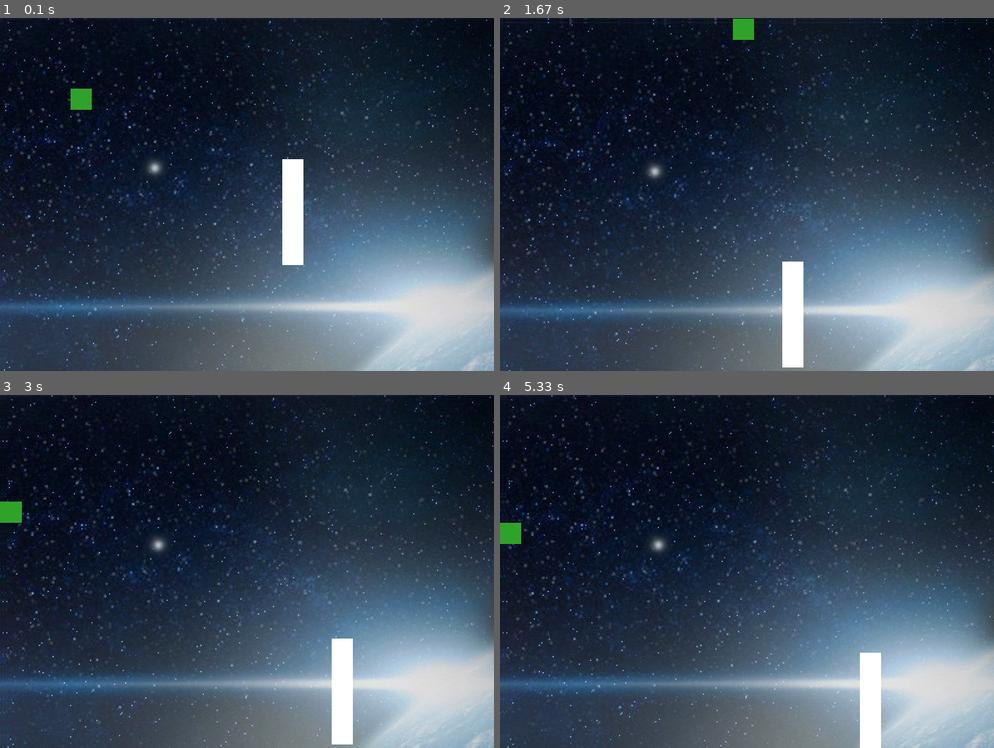
Above: before the commit, frames 1-4 (two rows, left to right).
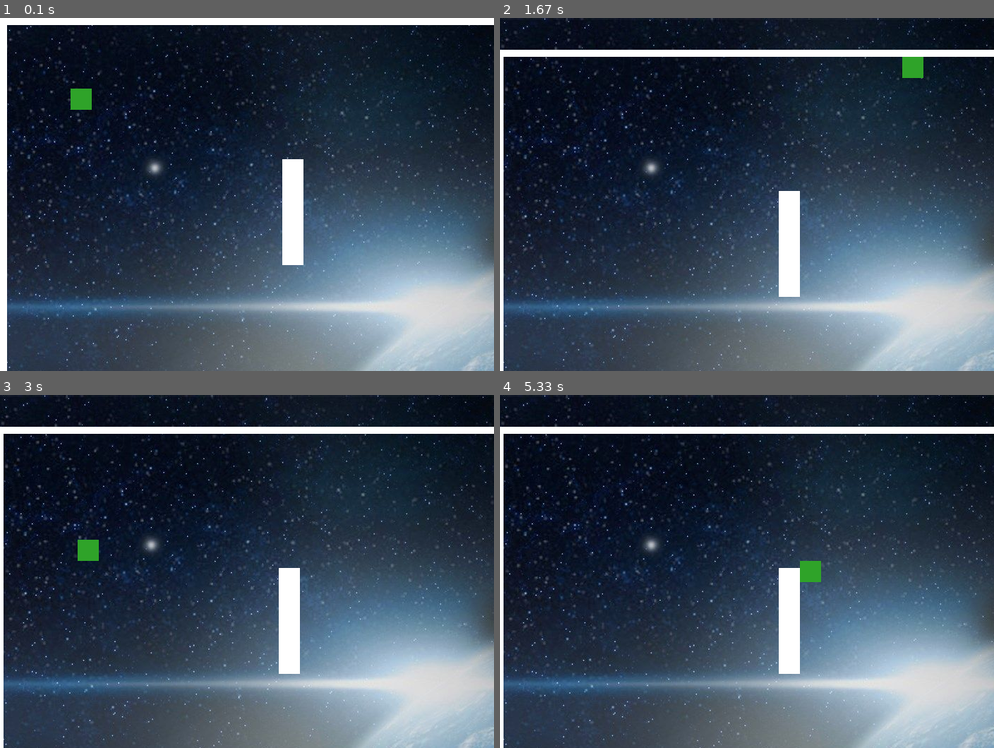
Above: after the commit, the same moments.

Repository: Alcogu/Juego-Pygame
Game: pygame game, started from pruebas.py
Two runs of this game, one before a commit and one after it. Both use one fixed random seed, a clock stepped at 60 frames per second and the inputs below.
Inputs:
- Up to frame 1 (0.1 s): no input
- Up to frame 2 (1.67 s): hold Right 0.33-0.8 s; hold Up 0.83-1.13 s; hold Up 1.17-1.63 s
- Up to frame 3 (3 s): hold Left 1.67-2.2 s; hold Down 2.23-2.53 s; hold Left 2.57-2.97 s
- Up to frame 4 (5.33 s): hold Up 3-3.37 s; hold Right 3.4-4.03 s; hold Down 4.07-4.43 s; hold Left 4.47-4.93 s; hold Left from 4.97 s (still down)

The runs differ from the first frame. In frame 1, 3.4% of the frame differs, in the area x 0-100%, y 0-100%; in frame 2, 10%; in frame 3, 9.6%; in frame 4, 9.5%.

Commit message:
se agregan margenes para mejorar vision de objetos sin movimiento en la pantalla

Diff:
--- a/bloques.py
+++ b/bloques.py
@@ -18,8 +18,12 @@
         self.rect.y = pos[1]
         self.velx = 0
         self.vely = 0
+        self.velxx = 0
+        self.velyy = 0
         self.idbloq = idbloq
 
     def update(self):
         self.rect.x += self.velx
         self.rect.y += self.vely
+        self.rect.x += self.velxx
+        self.rect.y += self.velyy
--- a/enemigos.py
+++ b/enemigos.py
@@ -20,13 +20,15 @@
         self.rect.y = pos[1]
         self.velx = 0
         self.vely = 0
+        self.velxx = 0
+        self.velyy = 0
         self.limitesuperior = 20
         self.idgen = idg
 
         self.bloques = pygame.sprite.Group()
         self.personajes = pygame.sprite.Group()
+        self.margenes = pygame.sprite.Group()
 
-    #Dirección de salida aleatoria
     def CambiarDirDogs(self):
 
         eje = random.randrange(100)
@@ -57,103 +59,106 @@
                 self.col=self.anm_ini
 
         self.rect.x += self.velx
+        self.rect.x += self.velxx
+
+        col = pygame.sprite.spritecollide(self, self.margenes, False)
+        for mar in col:
+            if self.velx > 0:
+                if self.rect.right > mar.rect.left:
+                    self.rect.right = mar.rect.left
+                    self.dir = self.despe = 1
+                    self.velx = -5
+            else:
+                if self.rect.left < mar.rect.right:
+                    self.rect.left = mar.rect.right
+                    self.dir = self.despe = 2
+                    self.velx = 5
 
         col = pygame.sprite.spritecollide(self, self.bloques, False)
         for b in col:
-            #Si hay desplazamiento en X
             if self.velx > 0:
-                #Si el lado derecho del enemigo coliciona con el lado izquierdo del bloque se detiene
+                if self.rect.right > b.rect.left:
                     self.rect.right = b.rect.left
-                    #Cambia la fila del sprite del enemigo
                     self.dir = self.despe = 1
-                    #Movimiento hacia la izquierda después de la colición
                     self.velx = -5
             else:
-                #Si el lado izquierdo del enemigo coliciona con el lado derecho del bloque se detiene
+                if self.rect.left < b.rect.right:
                     self.rect.left = b.rect.right
-                    #Cambia la fila del sprite del enemigo
                     self.dir = self.despe = 2
-                    #Movimiento hacia la derecha después de la colición
                     self.velx = 5
 
         col = pygame.sprite.spritecollide(self, self.personajes, False)
         for p in col:
-            #Si hay desplazamiento en X
             if self.velx > 0:
-                #Si el lado derecho del enemigo coliciona con el lado izquierdo del personaje se detiene
+                if self.rect.right > p.rect.left:
                     self.rect.right = p.rect.left
-                    #Cambia la fila del sprite del enemigo
                     self.dir = self.despe = 1
-                    #Movimiento hacia la izquierda después de la colición
                     self.velx = -5
             else:
-                #Si el lado izquierdo del enemigo coliciona con el lado derecho del bloque se detiene
+                if self.rect.left < p.rect.right:
                     self.rect.left = p.rect.right
-                    #Cambia la fila del sprite del enemigo
                     self.dir = self.despe = 2
-                    #Movimiento hacia la derecha después de la colición
                     self.velx = 5
-            #En caso de colición en el eje X se reduce salud del Personaje
             p.salud -= 1
 
-        #Cambio de sprite y sentido del movimiento en el eje X después de la colición
-        #con el limite izquierdo de la pantalla
         if self.rect.left < 0:
             self.rect.left = 0
             self.dir = self.despe = 2
             self.velx = 5
 
-        #Cambio de sprite y sentido del movimiento en el eje X después de la colición
-        #con el limite derecho de la pantalla
         if self.rect.right > anchoIma:
             self.rect.right = anchoIma
             self.dir = self.despe = 1
             self.velx = -5
 
         self.rect.y += self.vely
+        self.rect.y += self.velyy
 
         col = pygame.sprite.spritecollide(self, self.bloques, False)
         for b in col:
             if self.vely > 0:
-                #Se cambia de sprite y el enemigo se desplaza hacia arriba después de colicionar
-                #en el eje Y con el bloque
+                if self.rect.bottom > b.rect.top:
                     self.rect.bottom = b.rect.top
                     self.dir = self.despe = 3
                     self.vely = -5
             else:
-                #Se cambia de sprite y el enemigo se desplaza hacia abajo después de colicionar
-                #en el eje Y con el bloque
+                if self.rect.top < b.rect.bottom:
                     self.rect.top = b.rect.bottom
                     self.dir = self.despe = 0
                     self.vely = 5
 
         col = pygame.sprite.spritecollide(self, self.personajes, False)
         for p in col:
-            #Si hay desplazamiento en el eje Y
             if self.vely > 0:
-                #Se cambia de sprite y el enemigo se desplaza hacia arriba después de colicionar
-                #en el eje Y con el personaje
+                if self.rect.bottom > p.rect.top:
                     self.rect.bottom = p.rect.top
                     self.dir = self.despe = 3
                     self.vely = -5
             else:
-                #Se cambia de sprite y el enemigo se desplaza hacia abajo después de colicionar
-                #en el eje Y con el personaje
+                if self.rect.top < p.rect.bottom:
                     self.rect.top = p.rect.bottom
                     self.dir = self.despe = 0
                     self.vely = 5
-            #Se resta salud al colicionar en el eje Y
             p.salud -= 1
 
-        #Cambio de sprite y sentido del movimiento en el eje Y después de la colición
-        #con el limite superior de la pantalla
+        col = pygame.sprite.spritecollide(self, self.margenes, False)
+        for mar in col:
+            if self.vely > 0:
+                if self.rect.bottom > mar.rect.top:
+                    self.rect.bottom = mar.rect.top
+                    self.dir = self.despe = 3
+                    self.vely = -5
+            else:
+                if self.rect.top < mar.rect.bottom:
+                    self.rect.top = mar.rect.bottom
+                    self.dir = self.despe = 0
+                    self.vely = 5
+
         if self.rect.top < self.limitesuperior:
             self.rect.top = self.limitesuperior
             self.dir = self.despe = 0
             self.vely = 5
 
-        #Cambio de sprite y sentido del movimiento en el eje Y después de la colición
-        #con el limite inferior de la pantalla
         if self.rect.bottom > altoIma:
             self.rect.bottom = altoIma
             self.dir = self.despe = 3
--- a/flecha.py
+++ b/flecha.py
@@ -18,6 +18,8 @@
         self.rect.y = pos[1]
         self.velx = 0
         self.vely = 0
+        self.velxx = 0
+        self.velyy = 0
 
     def update(self):
 
--- a/fondo.py
+++ b/fondo.py
@@ -38,7 +38,7 @@
         self.f_limy_positivo = self.f_alto - alto
 
         #Limites para avanzar o retroceder
-        self.lim_d = ancho - 50
-        self.lim_a = alto - 50
-        self.lim_up = 50
-        self.lim_iz = 50
+        self.lim_d = ancho - 150
+        self.lim_a = alto - 150
+        self.lim_up = 80
+        self.lim_iz = 80
--- a/generador.py
+++ b/generador.py
@@ -20,6 +20,8 @@
         self.rect.y = pos[1]
         self.velx = 0
         self.vely = 0
+        self.velxx = 0
+        self.velyy = 0
         self.lim = 3
         self.pob = 0
         self.id = id
@@ -39,3 +41,5 @@
 
         self.rect.x += self.velx
         self.rect.y += self.vely
+        self.rect.x += self.velxx
+        self.rect.y += self.velyy
--- a/llaves.py
+++ b/llaves.py
@@ -19,8 +19,12 @@
         self.rect.y = pos[1]
         self.velx = 0
         self.vely = 0
+        self.velxx = 0
+        self.velyy = 0
         self.idekey = idkey
 
     def update(self):
         self.rect.x += self.velx
         self.rect.y += self.vely
+        self.rect.x += self.velxx
+        self.rect.y += self.velyy
--- a/main.py
+++ b/main.py
@@ -122,17 +122,17 @@
         con += 1
         bloques.add(b)
 
-    """marg = Margen([0, 0], [10, 1281])
+    marg = Margen([50, 50], [10, 1331])
     margenes.add(marg)
 
-    marg = Margen([0, 0],[1920, 10])
+    marg = Margen([50, 50],[1969, 10])
     margenes.add(marg)
 
-    marg = Margen([0, 1271], [1920, 10])
+    marg = Margen([50, 1331], [1969, 10])
     margenes.add(marg)
 
-    marg = Margen([1910, 0], [10, 1281])
-    margenes.add(marg)"""
+    marg = Margen([1969, 50], [10, 1331])
+    margenes.add(marg)
 
     p.bloques = bloques
     p.generadores = generadores
@@ -140,6 +140,7 @@
     p.orcos = orcos
     p.modificadores = modificadores
     p.llaves = llaves
+    p.margenes = margenes
 
     reloj = pygame.time.Clock()
     ganar = False
@@ -212,6 +213,7 @@
                     e.bloques = bloques
                     e.personajes = personajes
                     e.flechas = flechas
+                    e.margenes = margenes
 
                 else:
                     o = Orcos((g.RetPos()), g.id, mo, despo = 1)
@@ -221,6 +223,7 @@
                     o.bloques = bloques
                     o.personajes = personajes
                     o.flechas = flechas
+                    o.margenes = margenes
 
                 g.temp = 200
                 g.crear = False
@@ -274,18 +277,32 @@
         for b in bloques:
             b.velx = f.f_vx
             b.vely = f.f_vy
+            b.velxx = f.f_vxleft
+            b.velyy = f.f_vyup
 
         for g in generadores:
             g.velx = f.f_vx
             g.vely = f.f_vy
+            g.velxx = f.f_vxleft
+            g.velyy = f.f_vyup
 
         for m in modificadores:
             m.velx = f.f_vx
             m.vely = f.f_vy
+            m.velxx = f.f_vxleft
+            m.velyy = f.f_vyup
 
         for mll in llaves:
             mll.velx = f.f_vx
             mll.vely = f.f_vy
+            mll.velxx = f.f_vxleft
+            mll.velyy = f.f_vyup
+
+        for mar in margenes:
+            mar.velx = f.f_vx
+            mar.vely = f.f_vy
+            mar.velxx = f.f_vxleft
+            mar.velyy = f.f_vyup
 
         #Condición para fin de juego por salud
         for p in personajes:
@@ -310,6 +327,7 @@
         modificadores.update()
         llaves.update()
         flechas.update()
+        margenes.update()
 
         #Tiempo transcurrido de la partida
         tiempo = pygame.time.get_ticks() // 1000
@@ -342,7 +360,7 @@
         modificadores.draw(pantalla)
         llaves.draw(pantalla)
         flechas.draw(pantalla)
-        margenes.draw(pantalla)
+        #margenes.draw(pantalla)
 
         pygame.display.flip()
         reloj.tick(30)
@@ -354,7 +372,7 @@
         if f.f_y > f.f_limy:
             f.f_y += f.f_vy
 
-        """if f.f_x < f.f_limx_positivo:
+        if f.f_x < f.f_limx_positivo:
             f.f_x += f.f_vxleft
 
             if f.f_x > f.f_vxleft:
@@ -364,7 +382,7 @@
             f.f_y += f.f_vyup
 
             if f.f_y > f.f_vyup:
-                f.f_y = 0"""
+                f.f_y = 0
 
     #Game Over
     if perder:
--- a/margen.py
+++ b/margen.py
@@ -3,10 +3,20 @@
 from constantes import *
 
 class Margen(pygame.sprite.Sprite):
-    def __init__(self, pos, dimension):
+    def __init__(self, pos, dim, cl=blanco):
         pygame.sprite.Sprite.__init__(self)
-        self.image = pygame.Surface(dimension)
-        self.image.fill(negro)
+        self.image = pygame.Surface(dim)
+        self.image.fill(cl)
         self.rect = self.image.get_rect()
         self.rect.x = pos[0]
         self.rect.y = pos[1]
+        self.velx = 0
+        self.vely = 0
+        self.velxx = 0
+        self.velyy = 0
+
+    def update(self):
+        self.rect.x += self.velx
+        self.rect.y += self.vely
+        self.rect.x += self.velxx
+        self.rect.y += self.velyy
--- a/modificadores.py
+++ b/modificadores.py
@@ -20,8 +20,12 @@
         self.rect.y = pos[1]
         self.velx = 0
         self.vely = 0
+        self.velxx = 0
+        self.velyy = 0
         self.idemodi = idmodi
 
     def update(self):
         self.rect.x += self.velx
         self.rect.y += self.vely
+        self.rect.x += self.velxx
+        self.rect.y += self.velyy
--- a/orcos.py
+++ b/orcos.py
@@ -20,11 +20,14 @@
         self.rect.y = pos[1]
         self.velx = 0
         self.vely = 0
+        self.velxx = 0
+        self.velyy = 0
         self.limitesuperior = 20
         self.idgen = idg
 
         self.bloques = pygame.sprite.Group()
         self.personajes = pygame.sprite.Group()
+        self.margenes = pygame.sprite.Group()
 
     #Dirección de salida aleatoria
     def CambiarDirOrcs(self):
@@ -57,14 +60,30 @@
                 self.col=self.anm_ini
 
         self.rect.x += self.velx
+        self.rect.x += self.velxx
+
+        col = pygame.sprite.spritecollide(self, self.margenes, False)
+        for mar in col:
+            if self.velx > 0:
+                    if self.rect.right > mar.rect.left:
+                        self.rect.right = mar.rect.left
+                        self.dir = self.dir = 1
+                        self.velx = -3
+            else:
+                    if self.rect.left < mar.rect.right:
+                        self.rect.left = mar.rect.right
+                        self.dir = self.dir = 2
+                        self.velx = 3
 
         col = pygame.sprite.spritecollide(self, self.bloques, False)
         for b in col:
             if self.velx > 0:
+                if self.rect.right > b.rect.left:
                     self.rect.right = b.rect.left
                     self.dir = self.dir = 1
                     self.velx = -3
             else:
+                if self.rect.left < b.rect.right:
                     self.rect.left = b.rect.right
                     self.dir = self.dir = 2
                     self.velx = 3
@@ -72,10 +91,12 @@
         col = pygame.sprite.spritecollide(self, self.personajes, False)
         for p in col:
             if self.velx > 0:
+                if self.rect.right > p.rect.left:
                     self.rect.right = p.rect.left
                     self.dir = self.dir = 1
                     self.velx = -3
             else:
+                if self.rect.left < p.rect.right:
                     self.rect.left = p.rect.right
                     self.dir = self.dir = 2
                     self.velx = 3
@@ -92,14 +113,30 @@
             self.velx = -3
 
         self.rect.y += self.vely
+        self.rect.y += self.velyy
+
+        col = pygame.sprite.spritecollide(self, self.margenes, False)
+        for mar in col:
+            if self.vely > 0:
+                    if self.rect.bottom > mar.rect.top:
+                        self.rect.bottom = mar.rect.top
+                        self.dir = self.dir = 3
+                        self.vely = -3
+            else:
+                    if self.rect.top < mar.rect.bottom:
+                        self.rect.top = mar.rect.bottom
+                        self.dir = self.dir = 0
+                        self.vely = 3
 
         col = pygame.sprite.spritecollide(self, self.bloques, False)
         for b in col:
             if self.vely > 0:
+                if self.rect.bottom > b.rect.top:
                     self.rect.bottom = b.rect.top
                     self.dir = self.dir = 3
                     self.vely = -3
             else:
+                if self.rect.top < b.rect.bottom:
                     self.rect.top = b.rect.bottom
                     self.dir = self.dir = 0
                     self.vely = 3
@@ -107,10 +144,12 @@
         col = pygame.sprite.spritecollide(self, self.personajes, False)
         for p in col:
             if self.vely > 0:
+                if self.rect.bottom > p.rect.top:
                     self.rect.bottom = p.rect.top
                     self.dir = self.dir = 3
                     self.vely = -3
             else:
+                if self.rect.top < p.rect.bottom:
                     self.rect.top = p.rect.bottom
                     self.dir = self.dir = 0
                     self.vely = 3
--- a/personaje.py
+++ b/personaje.py
@@ -17,10 +17,12 @@
         self.image = self.mp[self.dir][self.col]
         self.rect = self.image.get_rect()
 
-        self.rect.x = 70
-        self.rect.y = 70
+        self.rect.x = 150
+        self.rect.y = 150
         self.velx = 0
         self.vely = 0
+        self.velxx = 0
+        self.velyy = 0
         self.salud = 5
         self.contLlaves = 0
         self.limitesuperior = 20
@@ -32,6 +34,7 @@
         self.modificadores = pygame.sprite.Group()
         self.llaves = pygame.sprite.Group()
         self.orcos = pygame.sprite.Group()
+        self.margenes = pygame.sprite.Group()
 
         #Sounds
         self.morir = pygame.mixer.Sound('sounds/muerte.wav')
@@ -48,36 +51,45 @@
                 self.col = self.anm_ini
 
         self.rect.x += self.velx
+        self.rect.x += self.velxx
 
         col = pygame.sprite.spritecollide(self, self.bloques, False)
         for b in col:
             if self.velx > 0:
+                if self.rect.right > b.rect.left:
                     self.rect.right = b.rect.left
             else:
+                if self.rect.left < b.rect.right:
                     self.rect.left = b.rect.right
             self.velx = 0
 
         col = pygame.sprite.spritecollide(self, self.generadores, False)
         for g in col:
             if self.velx > 0:
+                if self.rect.right > g.rect.left:
                     self.rect.right = g.rect.left
             else:
+                if self.rect.left < g.rect.right:
                     self.rect.left = g.rect.right
             self.velx = 0
 
         col = pygame.sprite.spritecollide(self, self.enemigos, False)
         for e in col:
             if self.velx > 0:
+                if self.rect.right > e.rect.left:
                     self.rect.right = e.rect.left
             else:
+                if self.rect.left < e.rect.right:
                     self.rect.left = e.rect.right
             self.velx = 0
 
         col = pygame.sprite.spritecollide(self, self.orcos, False)
         for o in col:
             if self.velx > 0:
+                if self.rect.right > o.rect.left:
                     self.rect.right = o.rect.left
             else:
+                if self.rect.left < o.rect.right:
                     self.rect.left = o.rect.right
             self.velx = 0
 
@@ -90,6 +102,24 @@
             self.soundkey.play()
             self.contLlaves += 1
 
+        """col = pygame.sprite.spritecollide(self, self.margenes, False)
+        for mar in col:
+            if self.velx > 0:
+                if self.rect.right > mar.rect.left:
+                    self.rect.right = mar.rect.left
+            else:
+                if self.rect.left < mar.rect.right:
+                    self.rect.left = mar.rect.right
+            self.velx = 0"""
+        col = pygame.sprite.spritecollide(self, self.margenes, False)
+        for b in col:
+            if self.velx > 0:
+                if self.rect.right > b.rect.left:
+                    self.rect.right = b.rect.left
+            else:
+                if self.rect.left < b.rect.right:
+                    self.rect.left = b.rect.right
+            self.velx=0
 
         if self.rect.left < 0:
             self.rect.left = 0
@@ -98,39 +128,57 @@
             self.rect.right = anchoIma
 
         self.rect.y += self.vely
+        self.rect.y += self.velyy
 
         col = pygame.sprite.spritecollide(self, self.bloques, False)
         for b in col:
             if self.vely > 0:
+                if self.rect.bottom > b.rect.top:
                     self.rect.bottom = b.rect.top
             else:
+                if self.rect.top < b.rect.bottom:
                     self.rect.top = b.rect.bottom
             self.vely = 0
 
         col = pygame.sprite.spritecollide(self, self.generadores, False)
-
         for g in col:
             if self.vely > 0:
+                if self.rect.bottom > g.rect.top:
                     self.rect.bottom = g.rect.top
             else:
+                if self.rect.top < g.rect.bottom:
                     self.rect.top = g.rect.bottom
             self.vely = 0
 
         col = pygame.sprite.spritecollide(self, self.enemigos, False)
         for e in col:
             if self.vely > 0:
+                if self.rect.bottom > e.rect.top:
                     self.rect.bottom = e.rect.top
             else:
+                if self.rect.top < e.rect.bottom:
                     self.rect.top = e.rect.bottom
             self.vely=0
 
         col = pygame.sprite.spritecollide(self, self.orcos, False)
         for o in col:
             if self.vely > 0:
+                if self.rect.bottom > o.rect.top:
                     self.rect.bottom = o.rect.top
             else:
+                if self.rect.top < o.rect.bottom:
                     self.rect.top = o.rect.bottom
             self.vely=0
+
+        col = pygame.sprite.spritecollide(self, self.margenes, False)
+        for mar in col:
+            if self.vely > 0:
+                if self.rect.bottom > mar.rect.top:
+                    self.rect.bottom = mar.rect.top
+            else:
+                if self.rect.top < mar.rect.bottom:
+                    self.rect.top = mar.rect.bottom
+            self.vely = 0
 
         if self.rect.top < self.limitesuperior:
             self.rect.top = self.limitesuperior
--- a/pruebas.py
+++ b/pruebas.py
@@ -72,7 +72,7 @@
         self.velx = 0
         self.vely = 0
         self.velxx = 0
-        self.velyx = 0
+        self.velyy = 0
 
     def update(self):
         self.rect.x += self.velx
@@ -110,10 +110,10 @@
     f_limy_positivo = f_alto - alto
 
     #Limites para avanzar o retroceder
-    lim_d = ancho -1
-    lim_a = alto - 1
-    lim_up = 1
-    lim_iz = 1
+    lim_d = ancho - 100
+    lim_a = alto - 50
+    lim_up = 50
+    lim_iz = 50
 
     jugadores = pygame.sprite.Group()
     bloques = pygame.sprite.Group()
@@ -121,7 +121,16 @@
     b=Bloque([400,200] , [dj,dj*5])
     bloques.add(b)
 
-    b=Bloque([3800,200] , [dj,dj*5])
+    b=Bloque([0,0] , [10,3000])
+    bloques.add(b)
+
+    b=Bloque([0,0] , [4000,10])
+    bloques.add(b)
+
+    b=Bloque([0,3000] , [4000,10])
+    bloques.add(b)
+
+    b=Bloque([4000,0] , [10,4000])
     bloques.add(b)
 
     j = Jugador()
